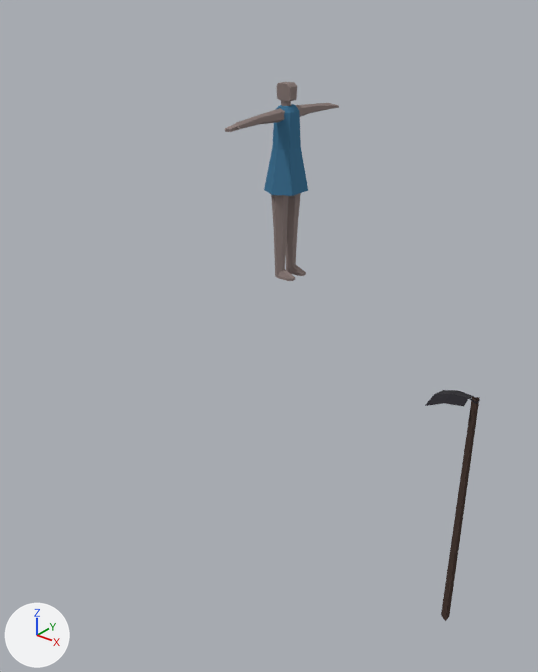
The Blender file temporary_objects.blend as it was, and as the next commit left it.
Both versions are drawn from a camera (50 mm lens) standing at (4.27, -2.49, 2.68) and looking at (0.8, 1.84, -0.01). Arrows for +X, +Y and +Z are at lower left; the lights stay in place.
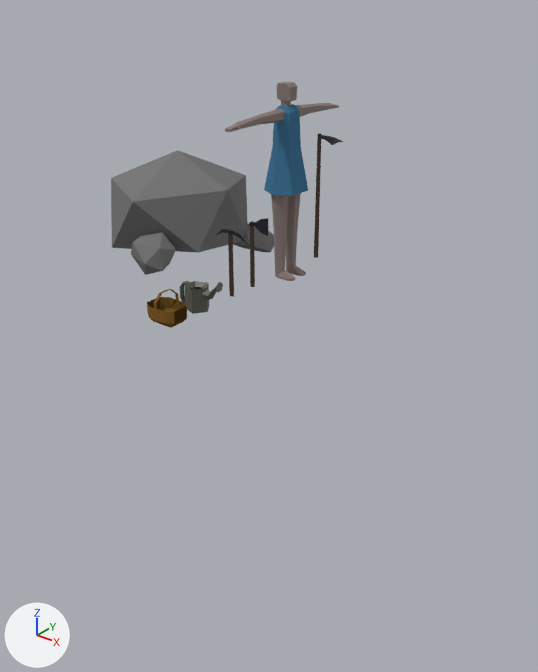
Commit message: added some temp objects

Where the newer file only moved an object's origin or applied its transform, the numbers keep the older frame.

Where the change shows, as pixel boxes [x1, y1, x2, y2] in the pictures (538 x 672 px):
'Icosphere', added
    after: [111, 150, 274, 275]
'Cylinder.001', reshaped (46% narrower, 46% shorter)
    before: [425, 390, 480, 621]
    after: [314, 133, 343, 258]
'Plane', added (brown)
    after: [147, 289, 187, 328]
'Cylinder.004', added
    after: [179, 281, 223, 314]
'Cylinder.002', added
    after: [249, 218, 268, 287]
    faces in mat_material_001 (brown #4e403a): [250, 221, 255, 287]
    faces in mat_metal (black #2c2a30): [249, 218, 268, 236]
'Cylinder.003', added
    after: [216, 229, 247, 297]
    faces in mat_material_001 (brown #4e403a): [228, 229, 234, 297]

What the commit changed:
Material 'Material.003' (mat_material_003) is new.
Its base color is (0.214, 0.111, 0.0246) (brown #7f5e2b).
Its roughness is 0.111.
Its specular ior level is 0.0.
Material 'Metal.003' (mat_metal_003) is new.
Its base color is (0.155, 0.163, 0.131) (grey #6e7065).
Its metallic is 0.528.
Its roughness is 0.611.
Its specular ior level is 0.167.
Material 'Stone' (mat_stone) is new.
Its base color is (0.19, 0.19, 0.19) (grey #797979).
Its roughness is 1.0.
Its specular ior level is 0.177.
me_cylinder_002 has 58 vertices, 47 faces and spans x -8.58..0.87, y -6.96..1.24, z 0.0..2.0.
me_cylinder_002 is used by ob_cylinder_001; location (3.32, 0.0, 0.0); rotation (0.0, 0.0, -0.524), in degrees (0, 0, -30); scale (0.0221, 0.0221, 0.587).
me_cylinder_002 part 1: the whole mesh is multiplied about its middle by the matrix ((-1.244, 0.0, 0.0), (0.0, -1.244, 0.0), (0.0, 0.0, 1.09)), then moved by (-203.44, 73.8, 0.08).
Mesh me_plane is new.
It has 29 vertices, 20 faces and spans x 0.0..0.65, y -0.99..1.78, z -3.03..0.02.
It uses material mat_material_003 (brown #7f5e2b).
Mesh me_cylinder_004 is new.
It has 67 vertices, 53 faces and spans x -0.95..0.95, y 0.0..4.13, z -1.0..1.9.
It uses material mat_metal_003 (grey #6e7065).
Mesh me_cylinder_003 is new.
It has 35 vertices, 32 faces and spans x -1.1..1.1, y -8.5..8.9, z -1.0..1.0.
Faces by material slot: [27, 5].
It uses material mat_metal (black #2c2a30).
It uses material mat_material_001 (brown #4e403a).
Mesh me_icosphere is new.
It has 44 vertices, 60 faces and spans x -0.76..0.82, y -0.91..0.77, z -0.36..0.75.
It uses material mat_stone (grey #797979).
Mesh me_cylinder_001 is new.
It has 27 vertices, 24 faces and spans x -1.07..1.08, y -0.79..7.99, z -1.0..1.23.
Faces by material slot: [19, 5].
It uses material mat_metal (black #2c2a30).
It uses material mat_material_001 (brown #4e403a).
Object 'Plane' (ob_plane) is new; it shows me_plane.
Its location is (0.02, 1.45, 0.32).
Its scale is (0.244, 0.0728, 0.0918).
It gains a MIRROR modifier named 'Mirror'.
Modifier setting: use_axis = (True, True, False).
Modifier setting: use_clip = True.
Object 'Cylinder.004' (ob_cylinder_004) is new; it shows me_cylinder_004.
Its location is (-0.22, 1.86, 0.11).
Its rotation in degrees is (0, 0, -90).
Its scale is (0.112, 0.112, 0.112).
Object 'Cylinder.003' (ob_cylinder_003) is new; it shows me_cylinder_003.
Its location is (0.0, 2.29, 0.31).
Its rotation in degrees is (0, 0, -90).
Its scale is (0.024, 0.024, 0.318).
Object 'Icosphere' (ob_icosphere) is new; it shows me_icosphere.
Its location is (-1.6, 3.33, 0.15).
Its scale is (1.09, 1.09, 1.09).
Object 'Cylinder.002' (ob_cylinder_002) is new; it shows me_cylinder_001.
Its location is (0.0, 2.59, 0.31).
Its rotation in degrees is (0, 0, -90).
Its scale is (0.024, 0.024, 0.318).
